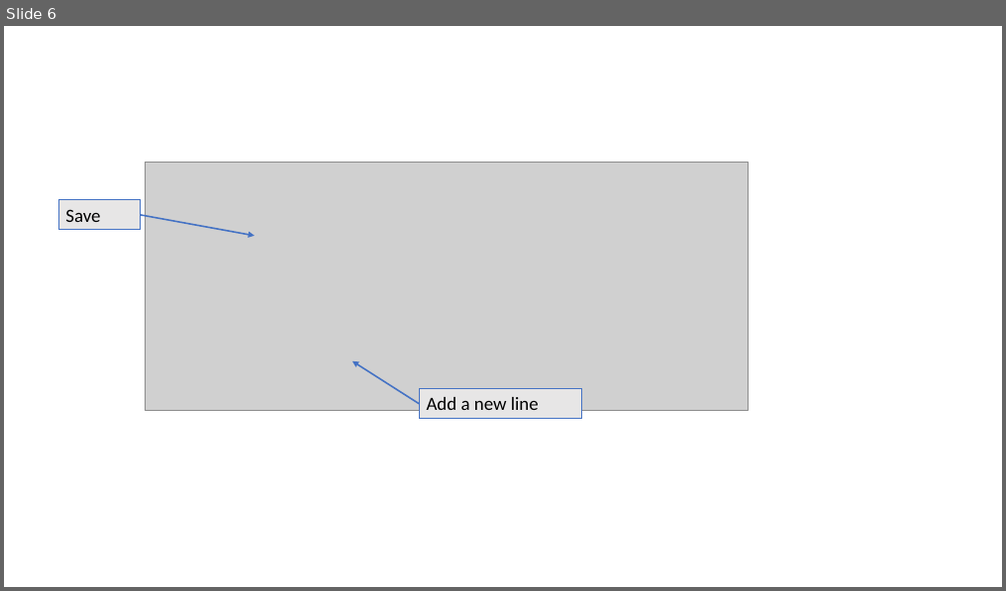
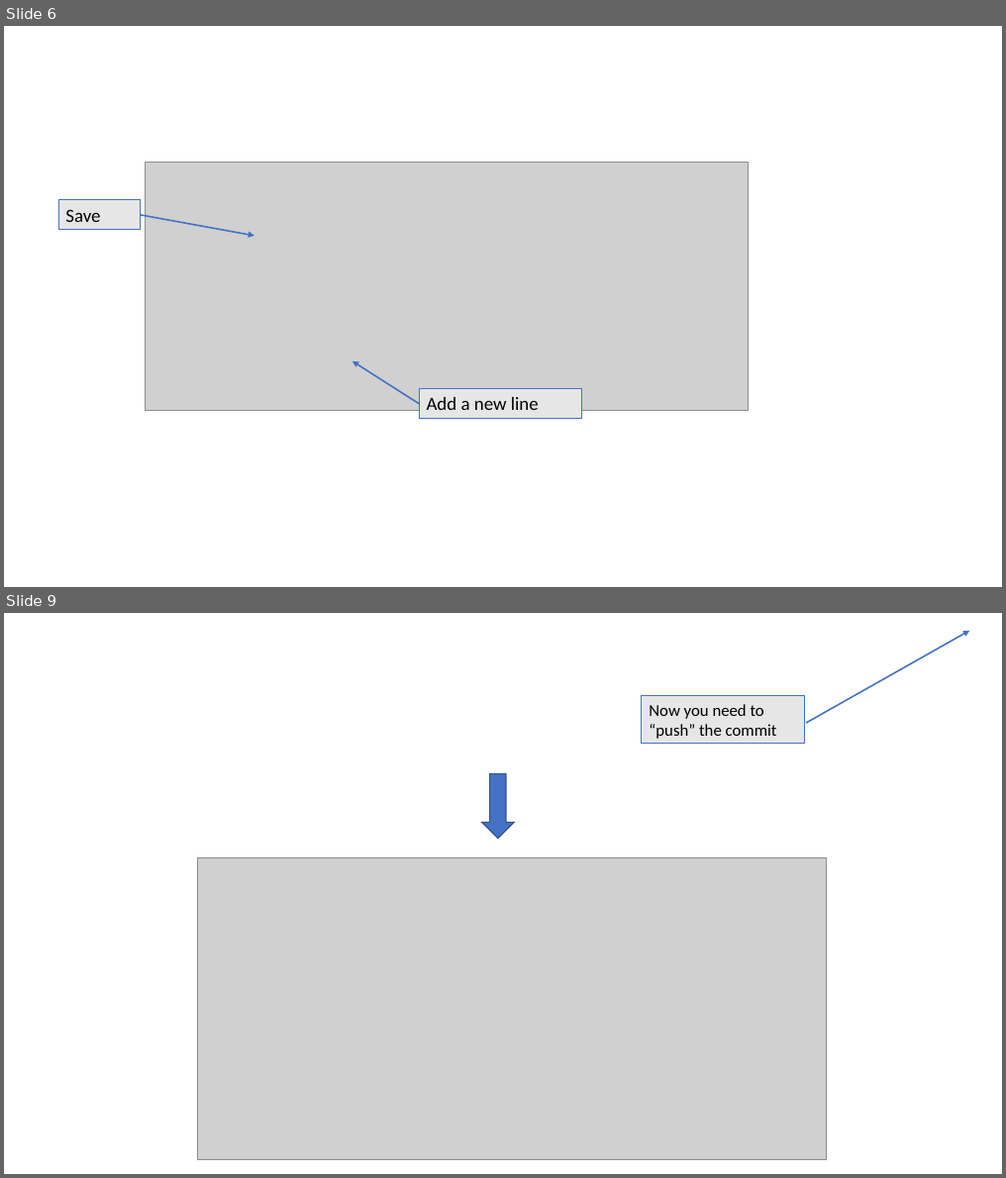
Before and after one commit to vgfield/Training-Development, a slide deck: Version Control.pptx. Shown one above the other, each under a label of ours: slide 6 before the commit, slides 6 and 9 after it; the slides between them are not shown. The pictures are 1006x591 and 1006x1178 pixels, drawn with LibreOffice and Linux fonts; fonts in the diff are those of the drawing; grey boxes stand for pictures; background and template pictures are left out. Boxes give left, top, right and bottom in pixels: in the first picture for what was removed or moved away, otherwise in the second. Text is boxed around its words. In the diff, an @@ line names an element or a change of style, - is before the commit and + after.

```diff
--- a/Version Control.pptx
+++ b/Version Control.pptx
@@ slide 9 added at (x1=4, y1=613, x2=1002, y2=1174), background picture (left out) @@
@@ arrow added from (807, 723) to (969, 630), #4472C4 1.5 pt @@
@@ rectangle added at (x1=642, y1=696, x2=804, y2=744), fill #E7E6E6, outline #4472C4 0.75 pt, 16 pt, text #000000 @@
+Now you need to “push” the commit
@@ down arrow added at (x1=481, y1=774, x2=514, y2=839), fill #4472C4, outline #325491 1 pt @@
@@ picture added at (x1=198, y1=858, x2=826, y2=1159) @@
```
Also in this commit, not shown: 7 other slides added, 3 other files.
